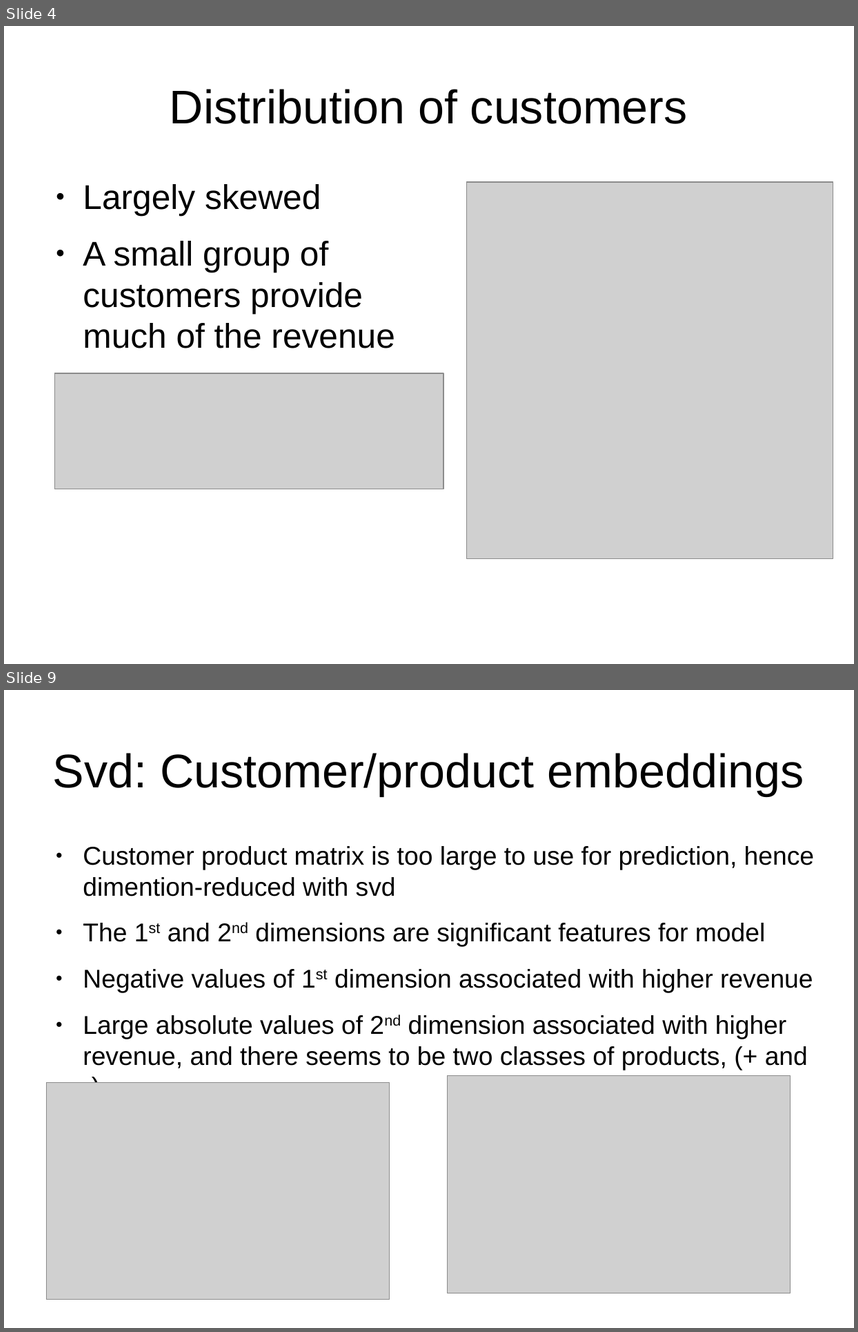
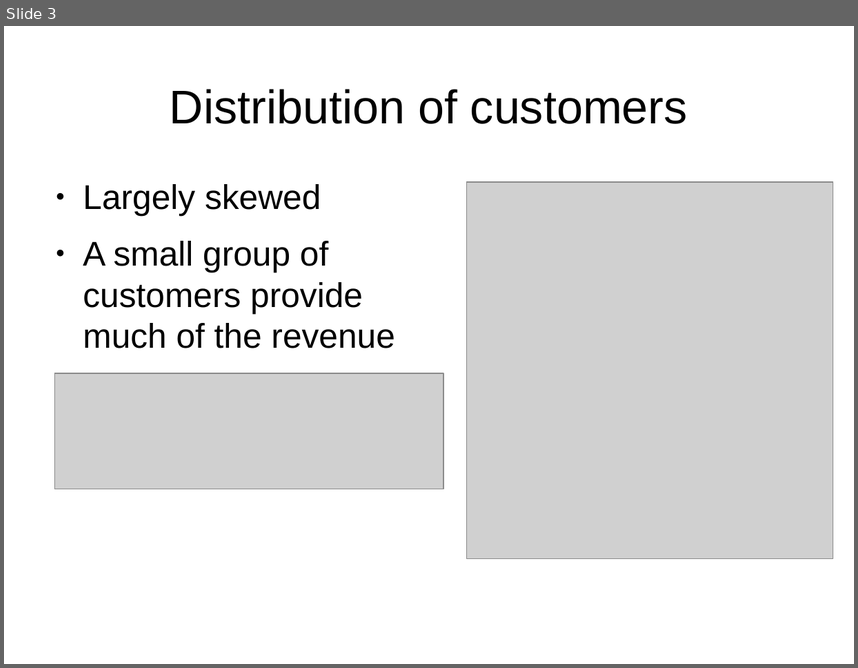
Before and after one commit to leexa90/E-commece-Data-Science, a slide deck: Present.odp. Shown one above the other, each under a label of ours: slides 4 and 9 before the commit, slide 3 after it; the slides between them are not shown. The pictures are 858x1332 and 858x668 pixels, drawn with LibreOffice and Linux fonts; fonts in the diff are those of the drawing; grey boxes stand for pictures. Boxes give left, top, right and bottom in pixels: in the first picture for what was removed or moved away, otherwise in the second. Text is boxed around its words. In the diff, an @@ line names an element or a change of style, - is before the commit and + after.

```diff
--- a/Present.odp
+++ b/Present.odp
@@ slide 9 removed at (4,690,854,1328), background #FFFFFF @@
@@ title removed at (53,753,804,796) @@
-Svd: Customer/product embeddings
@@ text removed at (83,846,815,1069) @@
-● Customer product matrix is too large to use for prediction, hence dimention-reduced with svd
-● The 1st and 2nd dimensions are significant features for model
-● Negative values of 1st dimension associated with higher revenue
-● Large absolute values of 2nd dimension associated with higher revenue, and there seems to be two classes of products, (+ and -)
@@ picture removed at (46,1083,390,1299) @@
@@ picture removed at (448,1076,791,1292) @@
@@ what was slide 4 is now slide 3 @@
```
Also in this commit, not shown: 3 slides changed, 6 slides added, 3 other slides removed, 2 other files.
